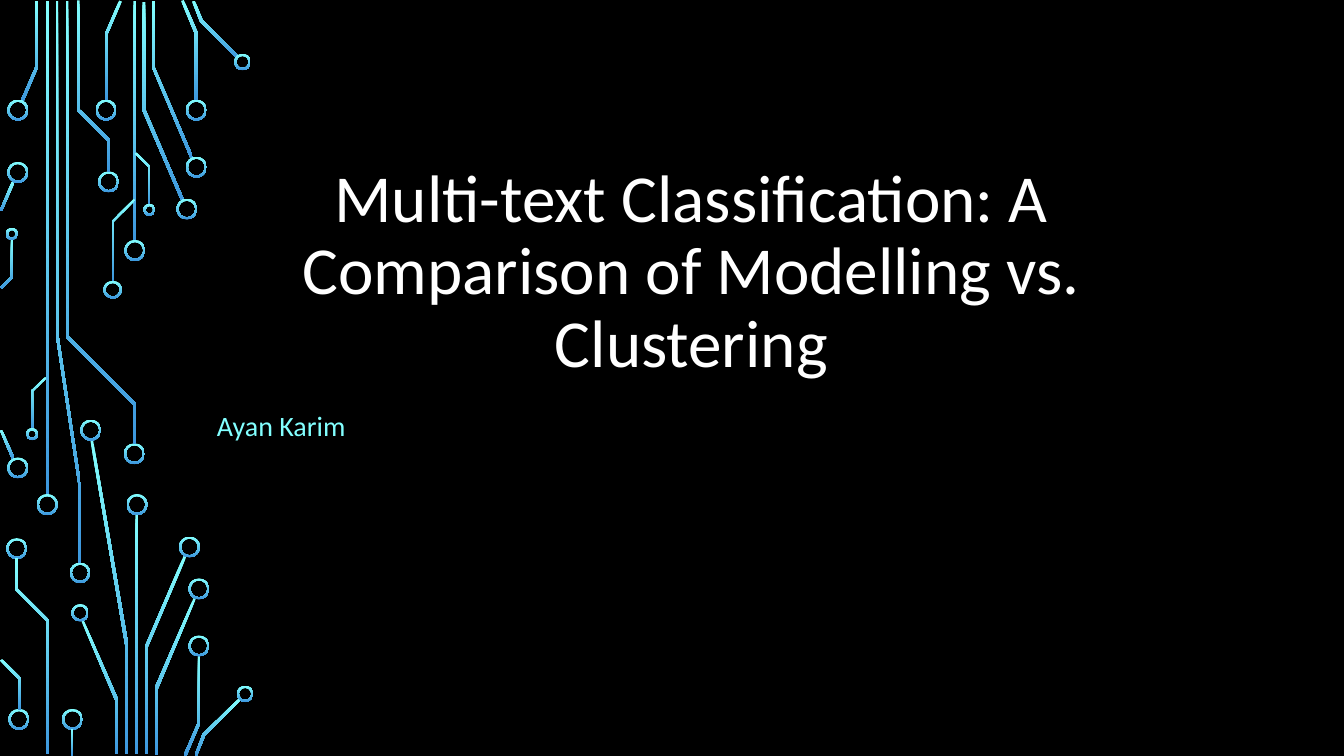
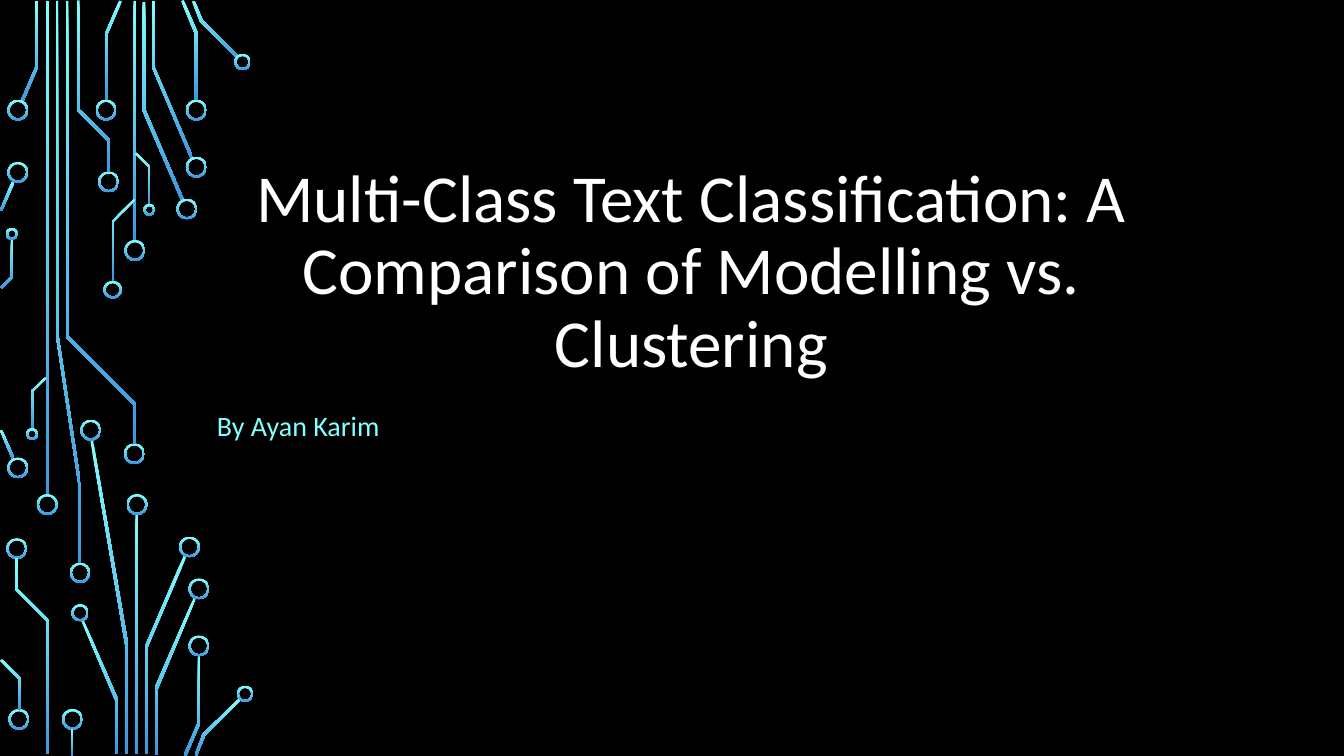
Before and after one commit to ayan1995/Thinkful, a slide deck: slide 1 of Bootcamp/Unit 4 Unsupervised Learning/Unsupervised Learning Capstone/Unsupervised Learning Capstone Presentation.pptx. Drawn at 1344x756 pixels with LibreOffice and Linux fonts; fonts in the diff are those of the drawing; background and template pictures are left out. Boxes give left, top, right and bottom in pixels: in the first picture for what was removed or moved away, otherwise in the second. Text is boxed around its words. In the diff, an @@ line names an element or a change of style, - is before the commit and + after.

```diff
--- a/Bootcamp/Unit 4 Unsupervised Learning/Unsupervised Learning Capstone/Unsupervised Learning Capstone Presentation.pptx
+++ b/Bootcamp/Unit 4 Unsupervised Learning/Unsupervised Learning Capstone/Unsupervised Learning Capstone Presentation.pptx
@@ title at [256, 175, 1126, 379]: text changed @@
-Multi-text Classification: A Comparison of Modelling vs. Clustering
+Multi-Class Text Classification: A Comparison of Modelling vs. Clustering
@@ subtitle at [217, 416, 379, 441]: text changed @@
-Ayan Karim
+By Ayan Karim
```
Also in this commit, not shown: 1 other slide changed, 3 other files.
